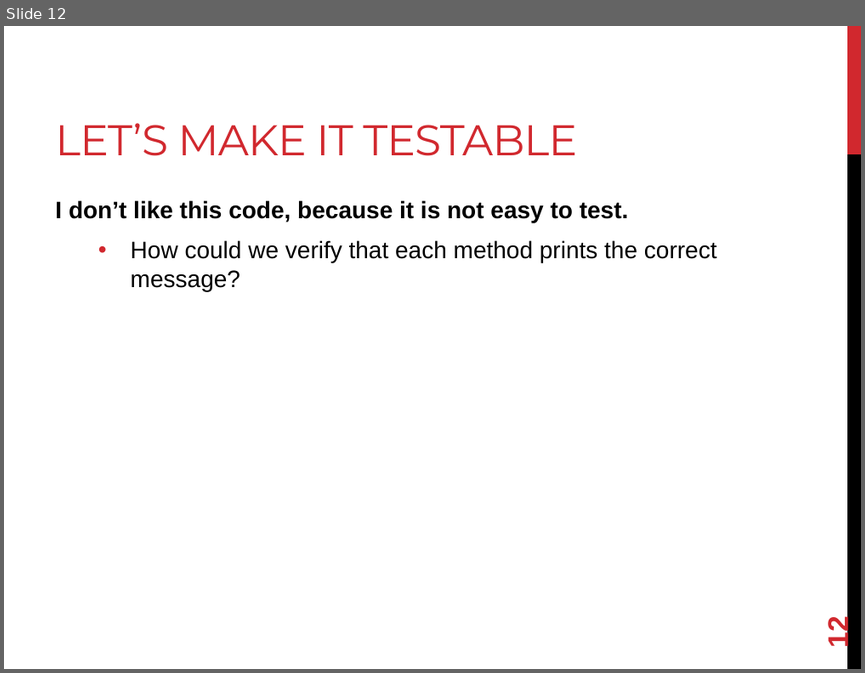
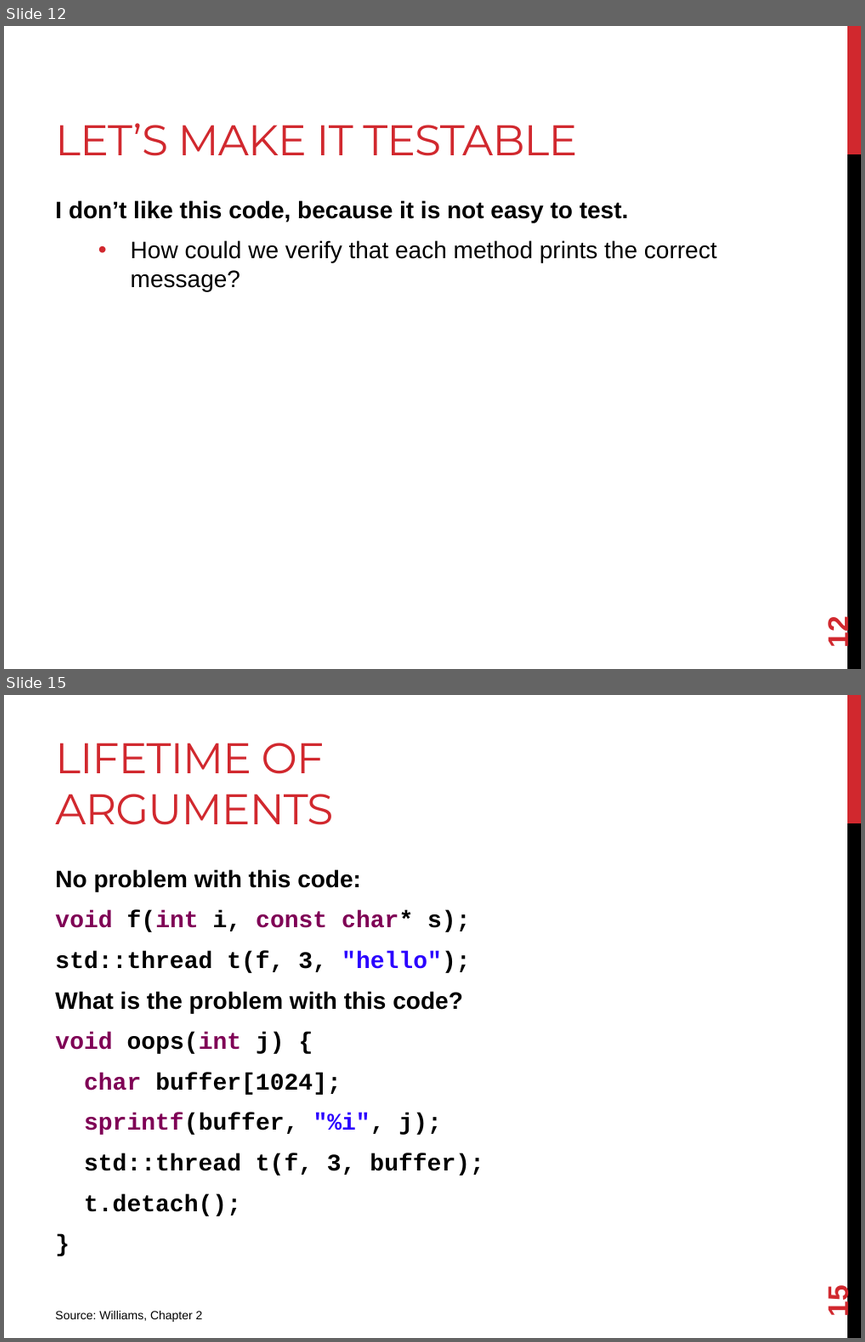
Before and after one commit to joshpeterson/DevelopingConcurrentSoftware, a slide deck: Lectures/Threads/Threads.pptx. Shown one above the other, each under a label of ours: slide 12 before the commit, slides 12 and 15 after it; the slides between them are not shown. The pictures are 865x673 and 865x1342 pixels, drawn with LibreOffice and Linux fonts; fonts in the diff are those of the drawing. Boxes give left, top, right and bottom in pixels: in the first picture for what was removed or moved away, otherwise in the second. Text is boxed around its words. In the diff, an @@ line names an element or a change of style, - is before the commit and + after.

Commit message:
Add information about thread argument passing and thread stopping.

```diff
--- a/Lectures/Threads/Threads.pptx
+++ b/Lectures/Threads/Threads.pptx
@@ slide 15 added at (x1=4, y1=695, x2=861, y2=1338), background #FFFFFF; not listed: 2 template elements that a slide beside it also shows @@
@@ title added at (x1=55, y1=743, x2=333, y2=825), 36 pt, text #D1282E @@
+LIFETIME OF ARGUMENTS
@@ text added at (x1=55, y1=869, x2=484, y2=1216), 20 pt, text #000000, bold @@
+No problem with this code:
+void f(int i, const char* s);
+std::thread t(f, 3, "hello");
+What is the problem with this code?
+void oops(int j) {
+char buffer[1024];
+sprintf(buffer, "%i", j);
+std::thread t(f, 3, buffer);
+t.detach();
+}
@@ page number added at (x1=822, y1=1287, x2=854, y2=1315), 24 pt, text #D1282E, bold @@
+15
@@ text added at (x1=55, y1=1310, x2=203, y2=1321), 10 pt, text #000000 @@
+Source: Williams, Chapter 2
```
Also in this commit, not shown: 1 slide changed, 11 other slides added.
